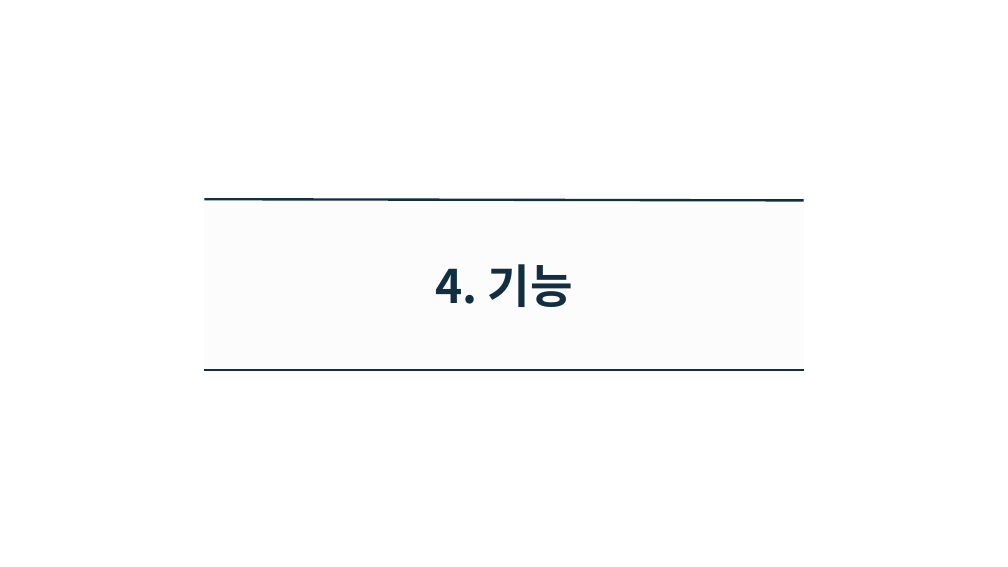
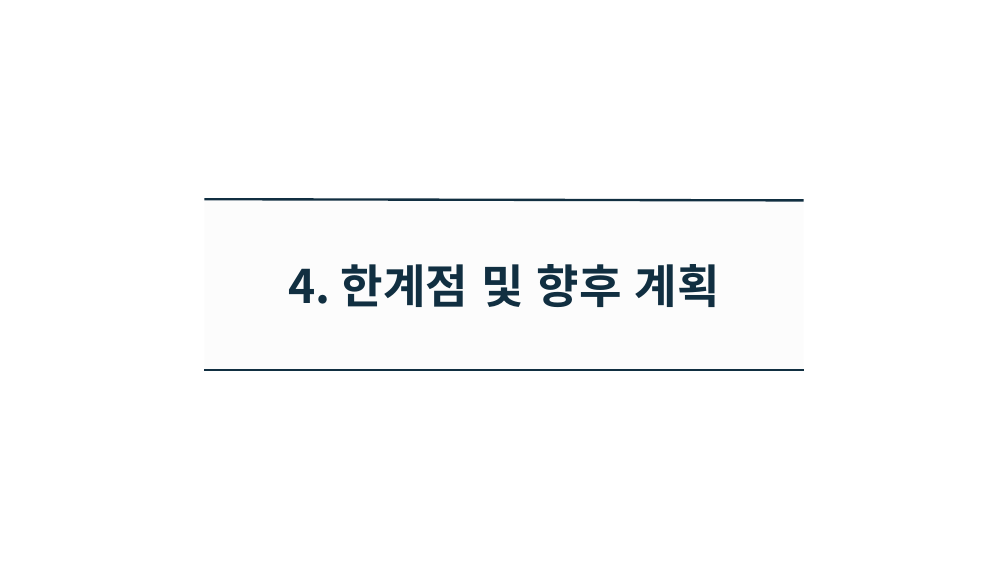
Before and after one commit to GyuhoLee/MPP, a slide deck: slide 16 of doc/모바일프로그래밍 발표.pptx (slide 13 before the commit). Drawn at 1008x567 pixels with LibreOffice and Linux fonts; fonts in the diff are those of the drawing; background and template pictures are left out. Boxes give left, top, right and bottom in pixels: in the first picture for what was removed or moved away, otherwise in the second. Text is boxed around its words. In the diff, an @@ line names an element or a change of style, - is before the commit and + after.

Commit message:
[Update] PPT complete

```diff
--- a/doc/모바일프로그래밍 발표.pptx
+++ b/doc/모바일프로그래밍 발표.pptx
@@ text at (x1=288, y1=264, x2=720, y2=307): text changed @@
-4. 기능
+4. 한계점 및 향후 계획
```
Also in this commit, not shown: 2 other slides changed, 9 slides added, 7 slides removed.
